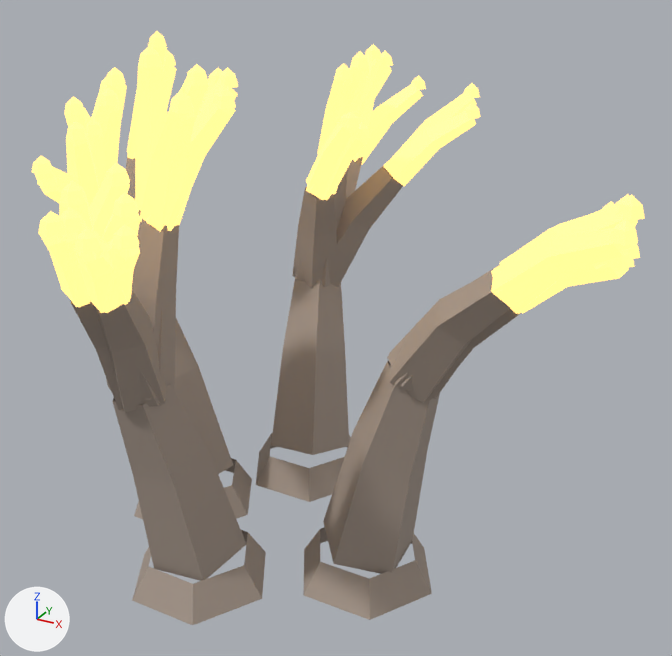
Two versions of the Blender file assets/models/glowing_mushroom/blender/coral_v01.blend, one commit apart.
Camera for both pictures: a 50 mm camera at (1.093, -1.708, 1.445) aimed at (0.177, -0.042, 0.612). Arrows for +X, +Y and +Z are at lower left; the lights stay in place. The older version comes first.

Objects in the first picture: 'mushroom_coral_flesh_nocol', 'mushroom_coral_glow_nocol'.
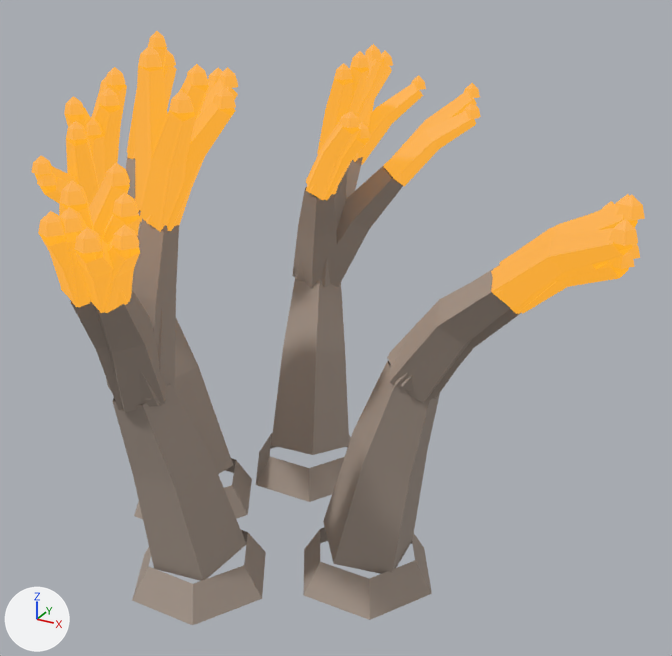
The edits, one by one:
In material 'MushroomGlow_coral_v01' (mat_mushroomglow_coral_v01), emission_color goes from (1.0, 0.63, 0.19) (orange #ffd079) to (0.895, 0.376, 0.0179) (orange #f3a524).
In material 'MushroomGlow_coral_v01' (mat_mushroomglow_coral_v01), emission_strength goes from 1.636 to 1.0.

Boxes (x1, y1, x2, y2) around the edits, measured in the pictures (672 x 656 px):
'mushroom_coral_glow_nocol', recoloured, surface changed (darker)
    both: (32, 31, 645, 314)
